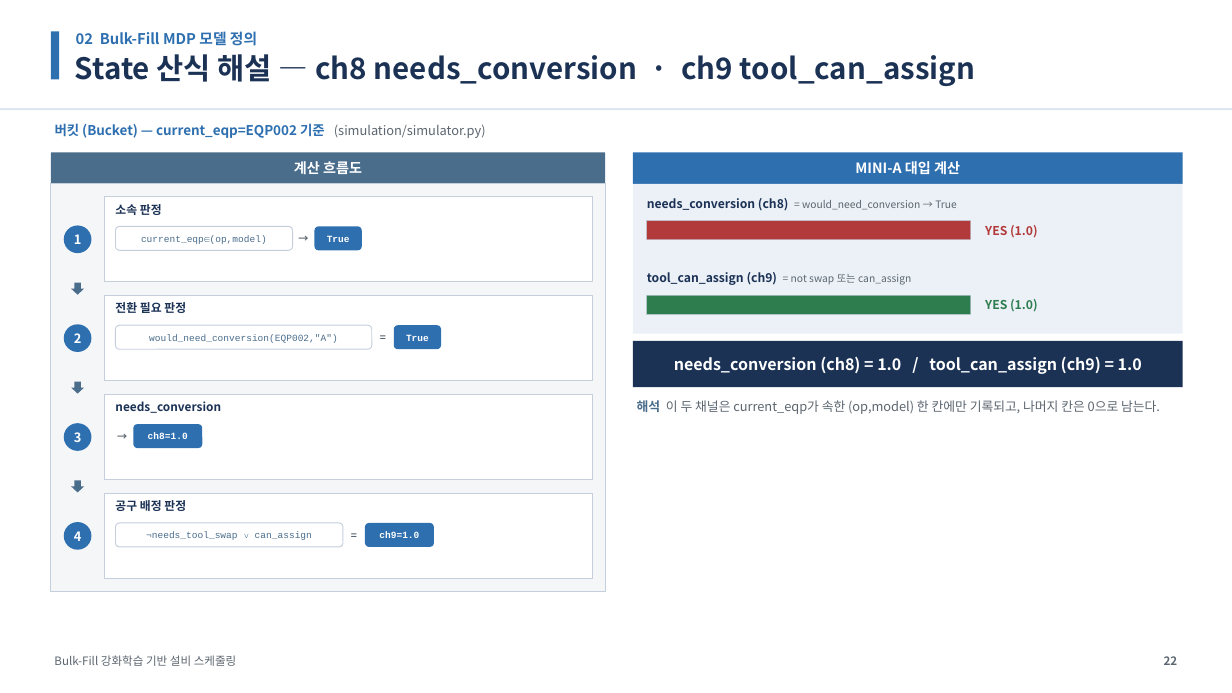
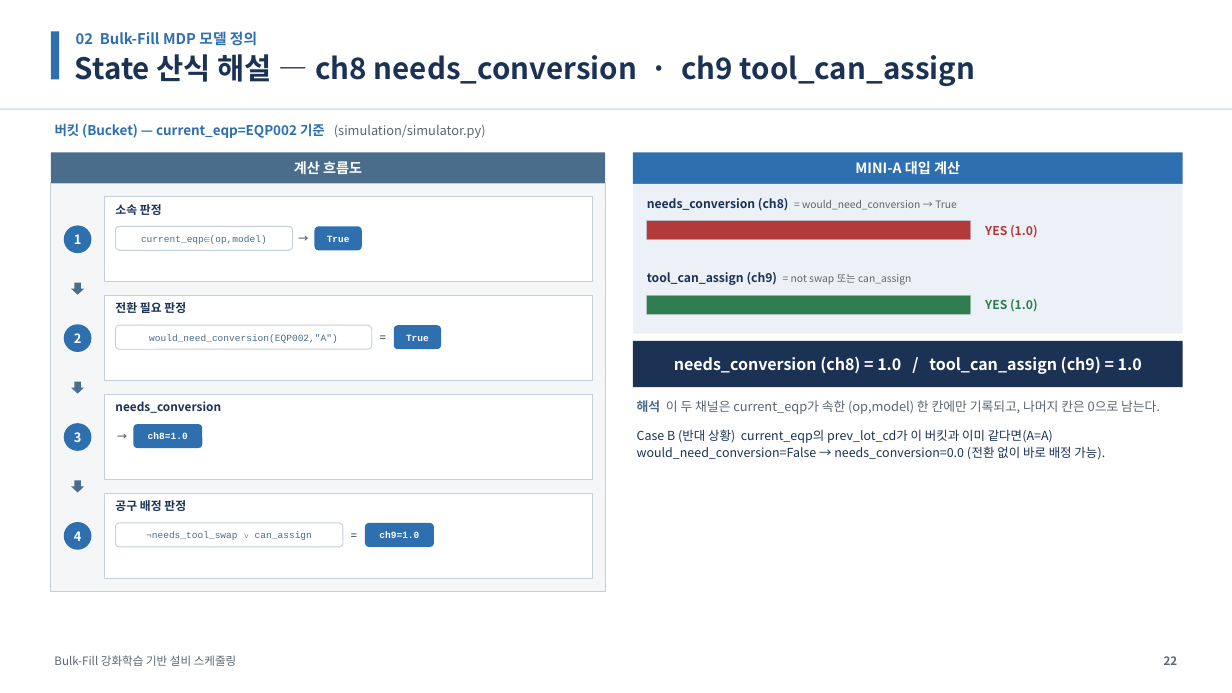
Before and after one commit to relighting123/pjt_scheduling, a slide deck: slide 22 of docs/스케줄링_발표자료.pptx. Drawn at 1232x693 pixels with LibreOffice and Linux fonts; fonts in the diff are those of the drawing. Boxes give left, top, right and bottom in pixels: in the first picture for what was removed or moved away, otherwise in the second. Text is boxed around its words. In the diff, an @@ line names an element or a change of style, - is before the commit and + after.

```diff
--- a/docs/스케줄링_발표자료.pptx
+++ b/docs/스케줄링_발표자료.pptx
@@ text at box(637, 429, 1105, 460): paragraph added @@
+Case B (반대 상황) current_eqp의 prev_lot_cd가 이 버킷과 이미 같다면(A=A) would_need_conversion=False → needs_conversion=0.0 (전환 없이 바로 배정 가능).
```
Also in this commit, not shown: 14 other slides changed, 1 other file.
